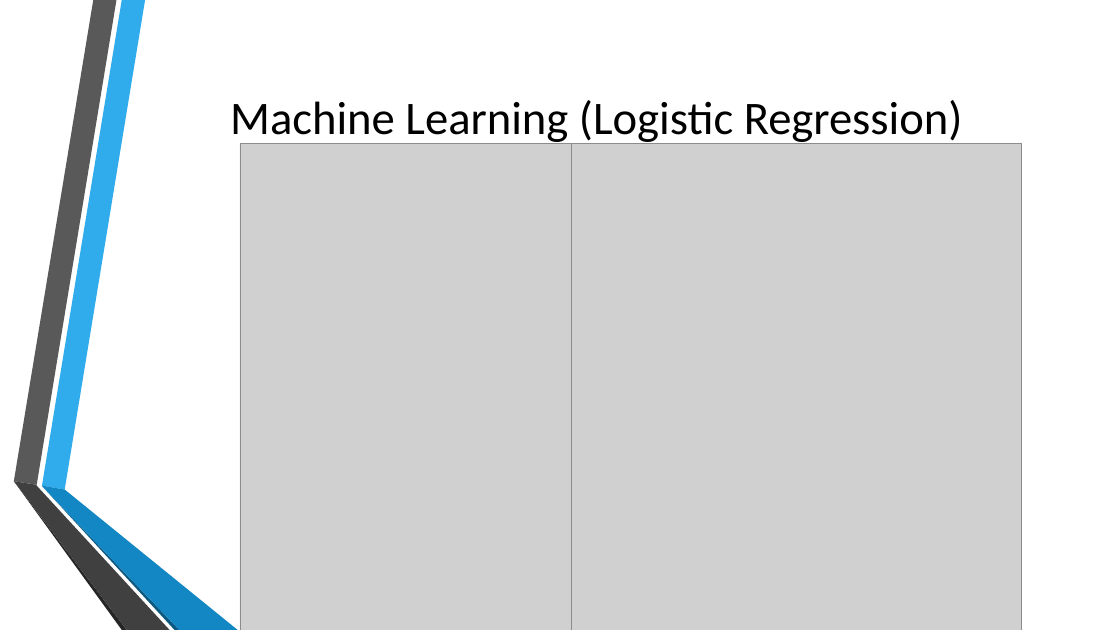
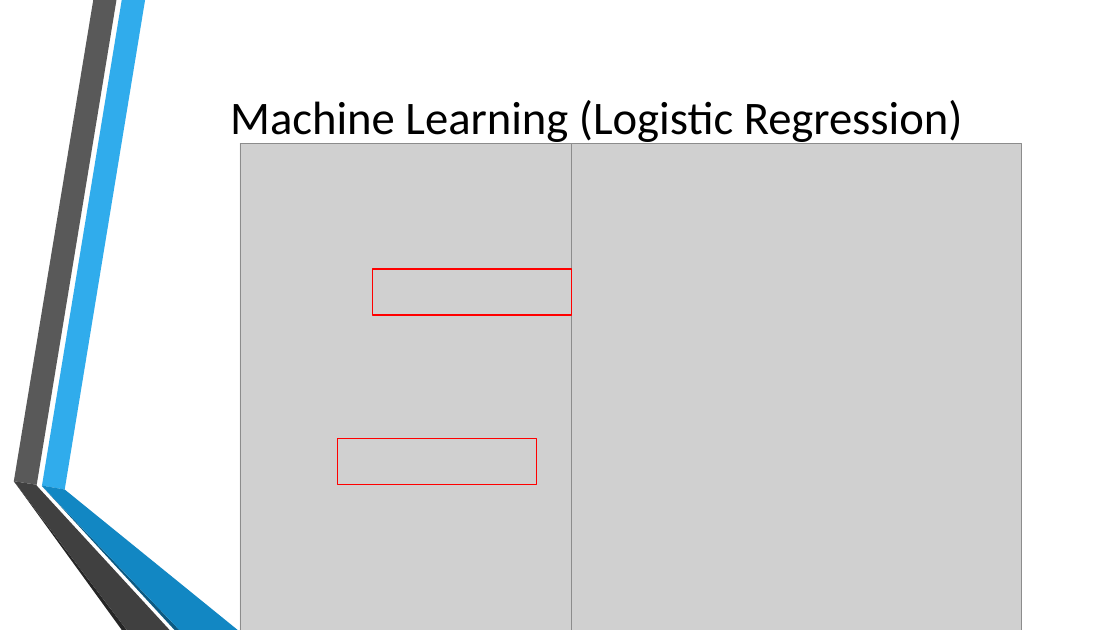
Before and after one commit to DustinBracy/CaseStudy2DDS, a slide deck: slide 14 of EDA.pptx (slide 15 before the commit). Drawn at 1120x630 pixels with LibreOffice and Linux fonts; fonts in the diff are those of the drawing; grey boxes stand for pictures; background and template pictures are left out. Boxes give left, top, right and bottom in pixels: in the first picture for what was removed or moved away, otherwise in the second. Text is boxed around its words. In the diff, an @@ line names an element or a change of style, - is before the commit and + after.

```diff
--- a/EDA.pptx
+++ b/EDA.pptx
@@ rectangle added at [372, 269, 571, 315], outline #FF0000 1.25 pt @@
@@ rectangle added at [338, 439, 537, 485], outline #FF0000 1.25 pt @@
```
Also in this commit, not shown: 3 other slides changed.
